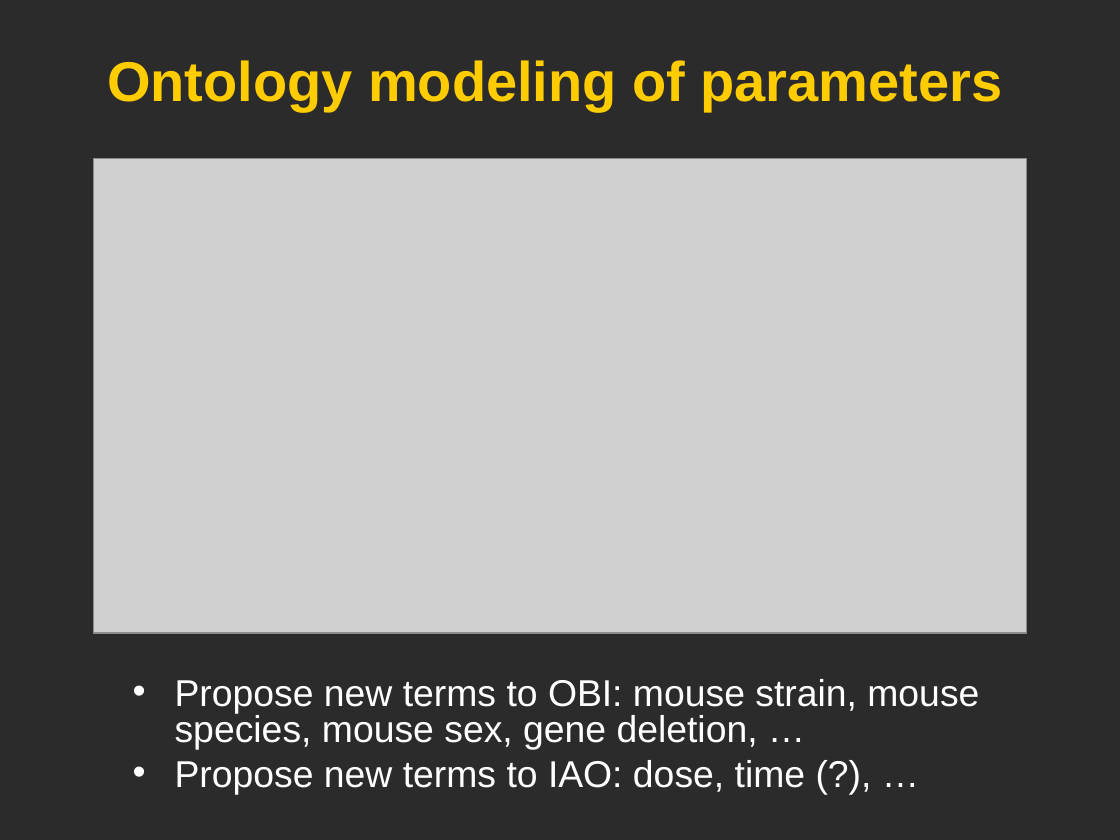
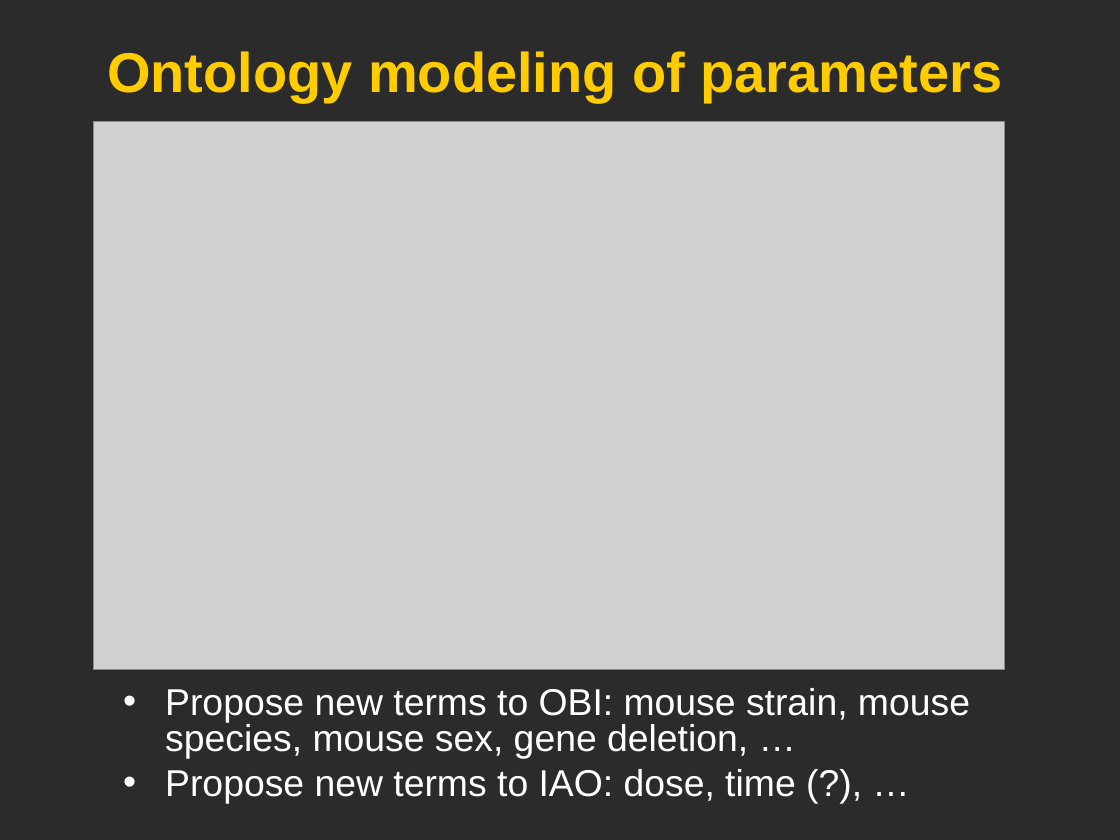
Before and after one commit to obi-ontology/obi-legacy-svn, a slide deck: slide 9 of trunk/docs/developer/use cases/Vaccine_usercase_Vancouver2010.ppt. Drawn at 1120x840 pixels with LibreOffice and Linux fonts; fonts in the diff are those of the drawing; grey boxes stand for pictures; background and template pictures are left out; a plain dark background stands for a picture behind light text. Boxes give left, top, right and bottom in pixels: in the first picture for what was removed or moved away, otherwise in the second. Text is boxed around its words. In the diff, an @@ line names an element or a change of style, - is before the commit and + after.

```diff
--- a/trunk/docs/developer/use cases/Vaccine_usercase_Vancouver2010.ppt
+++ b/trunk/docs/developer/use cases/Vaccine_usercase_Vancouver2010.ppt
@@ title "Ontology modeling of parameters": place and size @@
-title "Ontology modeling of parameters" at (107, 60, 1003, 111)
+title "Ontology modeling of parameters" at (107, 51, 1003, 102)
@@ picture: place and size @@
-picture at (93, 159, 1026, 634)
+picture at (93, 121, 1005, 670)
@@ text "Propose new terms to OBI: ...": place and size @@
-text "Propose new terms to OBI: ..." at (175, 679, 979, 794)
+text "Propose new terms to OBI: ..." at (165, 688, 970, 804)
```
Also in this commit, not shown: 2 other slides changed, 5 slides added, 1 slide removed.
